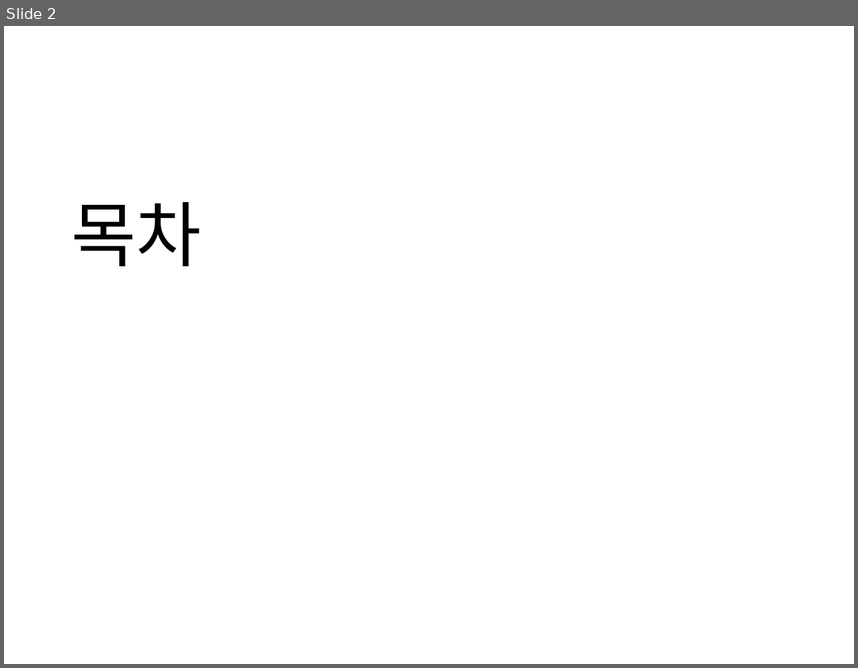
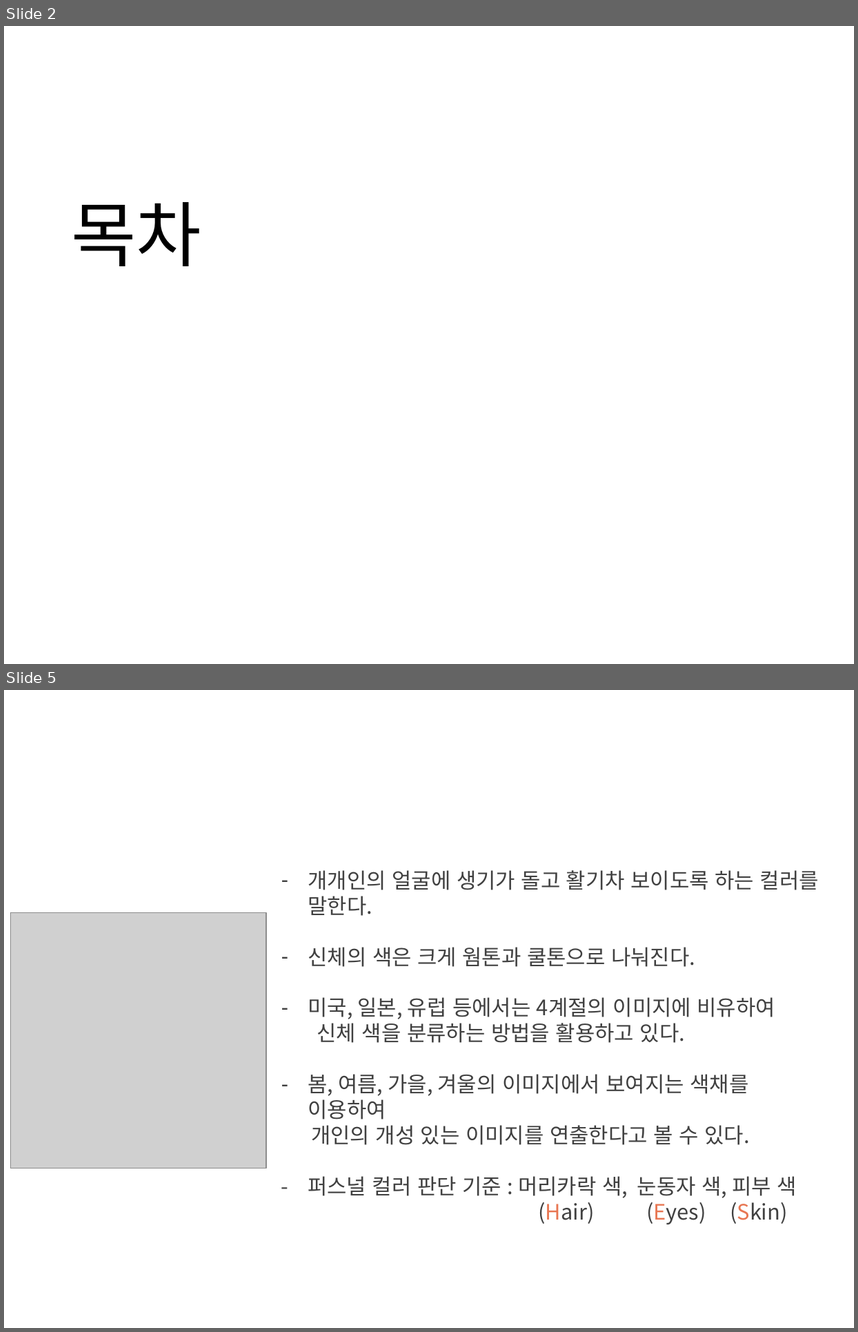
Before and after one commit to rlamj5555/ui_ux_test, a slide deck: project_2/ppt/project_hes.pptx. Shown one above the other, each under a label of ours: slide 2 before the commit, slides 2 and 5 after it; the slides between them are not shown. The pictures are 858x668 and 858x1332 pixels, drawn with LibreOffice and Linux fonts; fonts in the diff are those of the drawing; grey boxes stand for pictures; background and template pictures are left out. Boxes give left, top, right and bottom in pixels: in the first picture for what was removed or moved away, otherwise in the second. Text is boxed around its words. In the diff, an @@ line names an element or a change of style, - is before the commit and + after.

```diff
--- a/project_2/ppt/project_hes.pptx
+++ b/project_2/ppt/project_hes.pptx
@@ slide 5 added at (x1=4, y1=690, x2=854, y2=1328), background picture (left out) @@
@@ line added from (419, 733) to (419, 788), #FFFFFF 2.25 pt @@
@@ text added at (x1=70, y1=818, x2=107, y2=884), 40 pt, text #FFFFFF @@
++
@@ text added at (x1=308, y1=870, x2=819, y2=1224), 18 pt, text #404040 @@
+– 개개인의 얼굴에 생기가 돌고 활기차 보이도록 하는 컬러를 말한다.
+– 신체의 색은 크게 웜톤과 쿨톤으로 나눠진다.
+– 미국, 일본, 유럽 등에서는 4계절의 이미지에 비유하여
+신체 색을 분류하는 방법을 활용하고 있다.
+– 봄, 여름, 가을, 겨울의 이미지에서 보여지는 색채를 이용하여
+개인의 개성 있는 이미지를 연출한다고 볼 수 있다.
+- 퍼스널 컬러 판단 기준 : 머리카락 색, 눈동자 색, 피부 색
+(Hair) (Eyes) (Skin)
@@ picture added at (x1=11, y1=913, x2=267, y2=1167) @@
@@ text added at (x1=308, y1=1176, x2=412, y2=1196), 32 pt, text #FFFFFF @@
+1-1. 퍼스널 컬러란?
```
Also in this commit, not shown: 3 other slides added, 4 slides removed, 13 other files.
